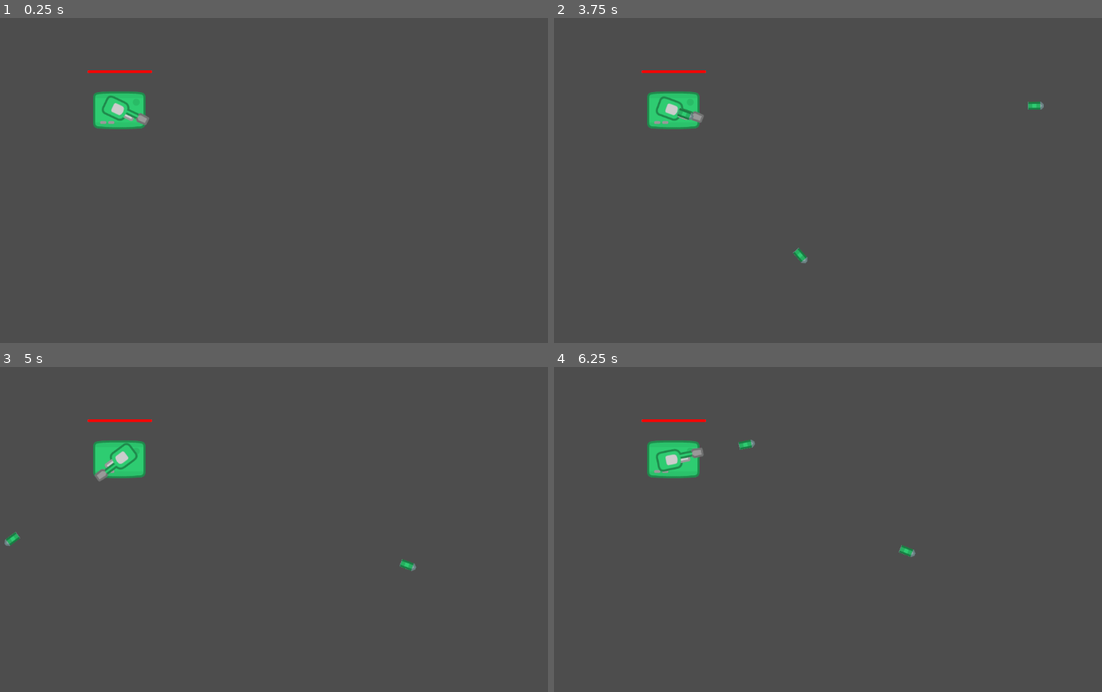
Above: before the commit, frames 1-4 (two rows, left to right).
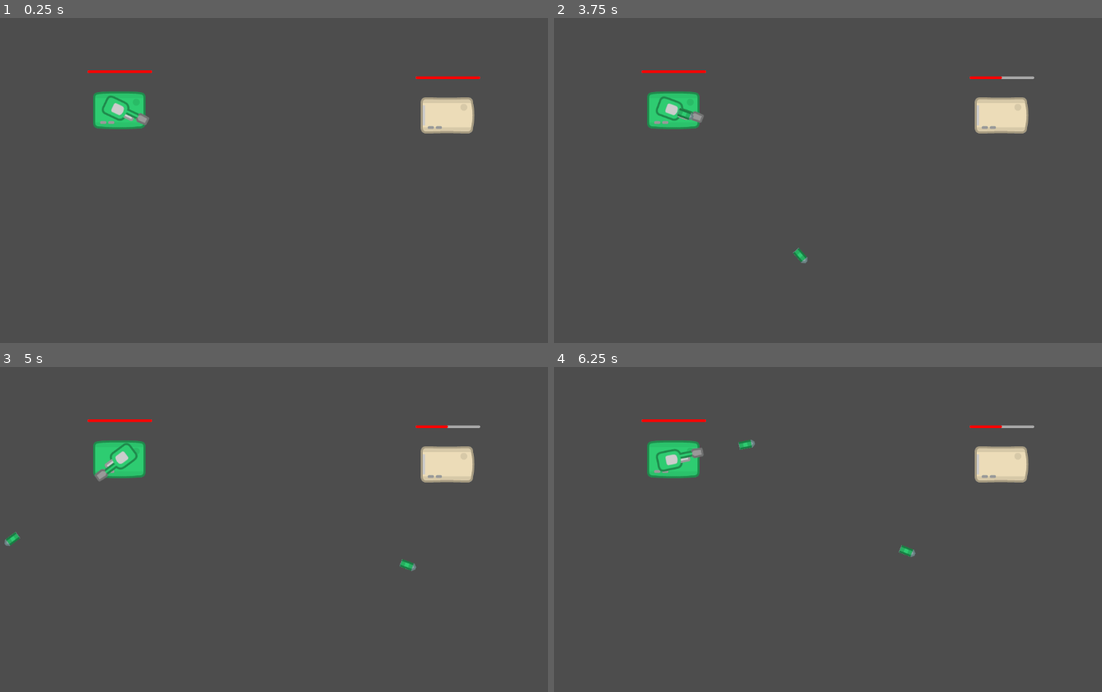
Above: after the commit, the same moments.

Repository: georgetruong/TankDefender
Game: Godot game, scene res://scenes/level.tscn
The game is run twice, just before and just after one commit, with the same random seed, the same clock (stepped at 60 frames per second) and the same inputs. Before the commit the project starts from res://scenes/tank.tscn.
Inputs (mouse positions are in pixels of both pictures, inside the frame that each line leads up to):
- Up to frame 1 (0.25 s): no input
- Up to frame 2 (3.75 s): tap Enter at 0.5 s; move the mouse to (948, 164) at 0.52 s; click (948, 164) at 0.67 s; move the mouse to (701, 196) at 1.27 s; click (701, 196) at 1.42 s; move the mouse to (877, 109) at 2.02 s; click (877, 109) at 2.17 s; move the mouse to (789, 245) at 2.77 s; click (789, 245) at 2.92 s; move the mouse to (997, 229) at 3.52 s; click (997, 229) at 3.67 s
- Up to frame 3 (5 s): move the mouse to (93, 480) at 4.27 s; click (93, 480) at 4.42 s
- Up to frame 4 (6.25 s): move the mouse to (849, 529) at 5.02 s; click (849, 529) at 5.17 s; move the mouse to (734, 448) at 5.77 s; click (734, 448) at 5.92 s

The runs differ from the first frame. In frame 1, 1.2% of the frame differs, in the area x 75-88%, y 17-36%; in frame 2, 1.2%, in the area x 75-90%, y 17-36%; in frame 3, 1.2%; in frame 4, 1.2%.

Commit message:
Add and destroy enemy units

Diff:
--- a/project.godot
+++ b/project.godot
@@ -11,7 +11,7 @@
 [application]
 
 config/name="2d Rts"
-run/main_scene="res://scenes/tank.tscn"
+run/main_scene="res://scenes/level.tscn"
 config/features=PackedStringArray("4.2", "Forward Plus")
 config/icon="res://icon.svg"
 
--- /dev/null
+++ b/scenes/enemy_unit.tscn
@@ -0,0 +1,23 @@
+[gd_scene load_steps=4 format=3 uid="uid://bk1d14puhyj82"]
+
+[ext_resource type="PackedScene" uid="uid://bjk0ex4yc0npm" path="res://scenes/unit.tscn" id="1_g4n70"]
+[ext_resource type="Script" path="res://scripts/enemy_unit.gd" id="2_82g0n"]
+
+[sub_resource type="CircleShape2D" id="CircleShape2D_tr6mt"]
+radius = 64.0
+
+[node name="EnemyUnit" instance=ExtResource("1_g4n70")]
+disable_mode = 1
+collision_layer = 8
+collision_mask = 7
+script = ExtResource("2_82g0n")
+
+[node name="TankBodySprite" parent="." index="2"]
+region_rect = Rect2(2050, 1410, 128, 128)
+
+[node name="Area2D" type="Area2D" parent="." index="5"]
+collision_layer = 8
+collision_mask = 7
+
+[node name="CollisionShape2D2" type="CollisionShape2D" parent="Area2D" index="0"]
+shape = SubResource("CircleShape2D_tr6mt")
--- a/scenes/health_bar.tscn
+++ b/scenes/health_bar.tscn
@@ -17,14 +17,15 @@
 
 [node name="ProgressBar" type="ProgressBar" parent="."]
 material = SubResource("CanvasItemMaterial_ytmol")
+layout_mode = 0
 offset_right = 5.0
 offset_bottom = 128.0
 rotation = -1.5708
 theme_override_styles/fill = SubResource("StyleBoxFlat_sh0wg")
-min_value = 50.0
 step = 1.0
-value = 50.0
+value = 100.0
 rounded = true
+fill_mode = 2
 show_percentage = false
 
 [node name="Timer" type="Timer" parent="."]
--- /dev/null
+++ b/scenes/level.tscn
@@ -0,0 +1,15 @@
+[gd_scene load_steps=3 format=3 uid="uid://ohbqqmgiyvqf"]
+
+[ext_resource type="PackedScene" uid="uid://elah1xi3jlm2" path="res://scenes/tank.tscn" id="1_y77hv"]
+[ext_resource type="PackedScene" uid="uid://bk1d14puhyj82" path="res://scenes/enemy_unit.tscn" id="2_54kv0"]
+
+[node name="Level" type="Node2D"]
+
+[node name="Tank" parent="." instance=ExtResource("1_y77hv")]
+current_health = 100
+max_health = 100
+move_speed = 200
+sprite_size = Vector2(128, 128)
+
+[node name="EnemyUnit" parent="." instance=ExtResource("2_54kv0")]
+position = Vector2(935, 198)
--- /dev/null
+++ b/scenes/projectile.tscn
@@ -0,0 +1,31 @@
+[gd_scene load_steps=5 format=3 uid="uid://5nfgkuwopp6a"]
+
+[ext_resource type="PackedScene" uid="uid://h57e5o142ttl" path="res://scenes/tilesheet_sprite.tscn" id="1_as1x8"]
+[ext_resource type="Script" path="res://scripts/projectile.gd" id="1_oxat7"]
+[ext_resource type="Texture2D" uid="uid://cnaj4k68qsn4y" path="res://assets/tilesheets/topDownTanks_objects_tilesheet@2.png" id="2_60jiw"]
+
+[sub_resource type="CapsuleShape2D" id="CapsuleShape2D_sqvco"]
+radius = 8.0
+height = 34.0
+
+[node name="TankShell" type="RigidBody2D"]
+collision_layer = 4
+collision_mask = 9
+script = ExtResource("1_oxat7")
+
+[node name="TilesheetSprite" parent="." instance=ExtResource("1_as1x8")]
+rotation = 1.5708
+texture = ExtResource("2_60jiw")
+region_rect = Rect2(538, 585, 16, 32)
+
+[node name="CollisionShape2D2" type="CollisionShape2D" parent="."]
+rotation = 1.5708
+shape = SubResource("CapsuleShape2D_sqvco")
+
+[node name="Area2D" type="Area2D" parent="."]
+collision_layer = 4
+collision_mask = 9
+
+[node name="CollisionShape2D" type="CollisionShape2D" parent="Area2D"]
+rotation = 1.5708
+shape = SubResource("CapsuleShape2D_sqvco")
--- a/scenes/tank.tscn
+++ b/scenes/tank.tscn
@@ -1,8 +1,9 @@
-[gd_scene load_steps=5 format=3 uid="uid://elah1xi3jlm2"]
+[gd_scene load_steps=6 format=3 uid="uid://elah1xi3jlm2"]
 
 [ext_resource type="Script" path="res://scripts/tank.gd" id="1_rp7qp"]
 [ext_resource type="PackedScene" uid="uid://bqlp08elp3jey" path="res://scenes/health_bar.tscn" id="2_clx2n"]
 [ext_resource type="PackedScene" uid="uid://h57e5o142ttl" path="res://scenes/tilesheet_sprite.tscn" id="2_sc6np"]
+[ext_resource type="Texture2D" uid="uid://cnaj4k68qsn4y" path="res://assets/tilesheets/topDownTanks_objects_tilesheet@2.png" id="4_6ndpc"]
 
 [sub_resource type="CircleShape2D" id="CircleShape2D_ekmd1"]
 radius = 62.0967
@@ -10,7 +11,9 @@
 [node name="Tank" type="CharacterBody2D"]
 position = Vector2(285, 186)
 collision_layer = 2
+collision_mask = 25
 script = ExtResource("1_rp7qp")
+move_speed = 300
 
 [node name="HealthBar" parent="." instance=ExtResource("2_clx2n")]
 
@@ -22,6 +25,11 @@
 [node name="TankTurretSprite" parent="." instance=ExtResource("2_sc6np")]
 region_rect = Rect2(1920, 1536, 128, 128)
 
+[node name="DeathSprite" parent="." instance=ExtResource("2_sc6np")]
+visible = false
+texture = ExtResource("4_6ndpc")
+region_rect = Rect2(130, 0, 112, 112)
+
 [node name="CollisionShape2D" type="CollisionShape2D" parent="."]
 shape = SubResource("CircleShape2D_ekmd1")
 one_way_collision_margin = 81.3
--- a/scenes/tank_shell.tscn
+++ /dev/null
@@ -1,24 +0,0 @@
-[gd_scene load_steps=5 format=3 uid="uid://5nfgkuwopp6a"]
-
-[ext_resource type="Script" path="res://scripts/tank_shell.gd" id="1_8lgqq"]
-[ext_resource type="PackedScene" uid="uid://h57e5o142ttl" path="res://scenes/tilesheet_sprite.tscn" id="1_jhgem"]
-[ext_resource type="Texture2D" uid="uid://cnaj4k68qsn4y" path="res://assets/tilesheets/topDownTanks_objects_tilesheet@2.png" id="2_cg2o5"]
-
-[sub_resource type="CapsuleShape2D" id="CapsuleShape2D_sqvco"]
-radius = 8.0
-height = 32.0
-
-[node name="TankShell" type="RigidBody2D"]
-collision_layer = 4
-script = ExtResource("1_8lgqq")
-
-[node name="TilesheetSprite" parent="." instance=ExtResource("1_jhgem")]
-rotation = 1.5708
-texture = ExtResource("2_cg2o5")
-region_rect = Rect2(538, 585, 16, 32)
-
-[node name="CollisionShape2D" type="CollisionShape2D" parent="."]
-rotation = 1.5708
-shape = SubResource("CapsuleShape2D_sqvco")
-
-[connection signal="body_entered" from="." to="." method="_on_body_entered"]
--- a/scenes/unit.tscn
+++ b/scenes/unit.tscn
@@ -1,14 +1,17 @@
-[gd_scene load_steps=5 format=3 uid="uid://bjk0ex4yc0npm"]
+[gd_scene load_steps=6 format=3 uid="uid://bjk0ex4yc0npm"]
 
 [ext_resource type="Script" path="res://scripts/unit.gd" id="1_kvfto"]
 [ext_resource type="PackedScene" uid="uid://bqlp08elp3jey" path="res://scenes/health_bar.tscn" id="2_md11i"]
 [ext_resource type="PackedScene" uid="uid://h57e5o142ttl" path="res://scenes/tilesheet_sprite.tscn" id="3_vb6eg"]
+[ext_resource type="Texture2D" uid="uid://cnaj4k68qsn4y" path="res://assets/tilesheets/topDownTanks_objects_tilesheet@2.png" id="4_sgxej"]
 
 [sub_resource type="CircleShape2D" id="CircleShape2D_tr6mt"]
 radius = 64.0
 
 [node name="Unit" type="CharacterBody2D"]
 position = Vector2(217, 122)
+collision_layer = 0
+collision_mask = 0
 script = ExtResource("1_kvfto")
 
 [node name="HealthBar" parent="." instance=ExtResource("2_md11i")]
@@ -19,6 +22,11 @@
 [node name="TankBodySprite" parent="." instance=ExtResource("3_vb6eg")]
 region_rect = Rect2(1921, 1408, 128, 128)
 
+[node name="DeathSprite" parent="." instance=ExtResource("3_vb6eg")]
+visible = false
+texture = ExtResource("4_sgxej")
+region_rect = Rect2(130, 0, 112, 112)
+
 [node name="CollisionShape2D" type="CollisionShape2D" parent="."]
 shape = SubResource("CircleShape2D_tr6mt")
 
--- /dev/null
+++ b/scripts/enemy_unit.gd
@@ -0,0 +1,3 @@
+extends Unit
+
+class_name EnemyUnit
--- /dev/null
+++ b/scripts/projectile.gd
@@ -0,0 +1,22 @@
+extends RigidBody2D
+
+@export var speed = 500
+@export var damage = 50
+
+@onready var area = $Area2D
+
+func _ready():
+	gravity_scale = 0
+	lock_rotation = true
+
+	area.body_entered.connect(_on_body_entered)
+
+	await get_tree().create_timer(2.0).timeout
+	queue_free()
+
+func _on_body_entered(body):
+	# TODO: Add explosion VFX and sound on collision
+	# TODO: Direct hit damage and also splash damage
+	if body is EnemyUnit:
+		body.take_damage(damage)
+	queue_free()
--- a/scripts/tank.gd
+++ b/scripts/tank.gd
@@ -7,7 +7,7 @@
 @onready var target_line = $TargetLine
 @onready var turret = $TankTurretSprite
 
-var shell_scene = preload("res://scenes/tank_shell.tscn")
+var shell_scene = preload("res://scenes/projectile.tscn")
 @onready var shell_container = $ShellContainer
 
 func _ready():
@@ -32,7 +32,9 @@
 	if target_position:
 		var direction = (target_position - global_position).normalized()
 		if global_position.distance_to(target_position) > 5:
-			velocity = direction * move_speed
+			# TODO: BUG - Speed is nil
+			#velocity = direction * speed
+			velocity = direction * 200
 			look_at(target_position)
 			move_and_slide()
 		else:
@@ -79,6 +81,10 @@
 #
 ############################################################################################################################
 func shoot():
+	# TODO:
+	#	- Fire from turret muzzle
+	#	- Add fire VFX
+	#	- Play sound
 	var mouse_pos = get_global_mouse_position()
 	var shell_inst = shell_scene.instantiate()
 	var direction = (mouse_pos - global_position).normalized()
--- a/scripts/tank_shell.gd
+++ /dev/null
@@ -1,15 +0,0 @@
-extends RigidBody2D
-
-@export var speed = 500
-
-func _ready():
-	gravity_scale = 0
-	lock_rotation = true
-
-	await get_tree().create_timer(2.0).timeout
-	queue_free()
-
-func _on_body_entered(body):
-	if !(body is Tank):
-		print("HIT!")
-		queue_free()
--- a/scripts/unit.gd
+++ b/scripts/unit.gd
@@ -11,7 +11,13 @@
 
 @onready var health_bar = $HealthBar
 
+@onready var death_sprite = $DeathSprite
+var show_death_sprite_delay = 0.3
+
+var unit_type = "enemy"
+
 func _ready():
+	death_sprite.hide()
 	pass
 
 func _process(delta):
@@ -21,4 +27,20 @@
 func take_damage(amount):
 	current_health -= amount
 	current_health = max(current_health, 0)
-	health_bar.update_health(current_health)
+	print(current_health)
+	if current_health <= 0:
+		die()
+	else:
+		health_bar.update_health(current_health, max_health)
+
+func die():
+	health_bar.hide()
+
+	var timer = Timer.new()
+	get_tree().root.add_child(timer)
+	timer.start(show_death_sprite_delay)
+	death_sprite.show()
+
+	await timer.timeout
+	timer.queue_free()
+	queue_free()
